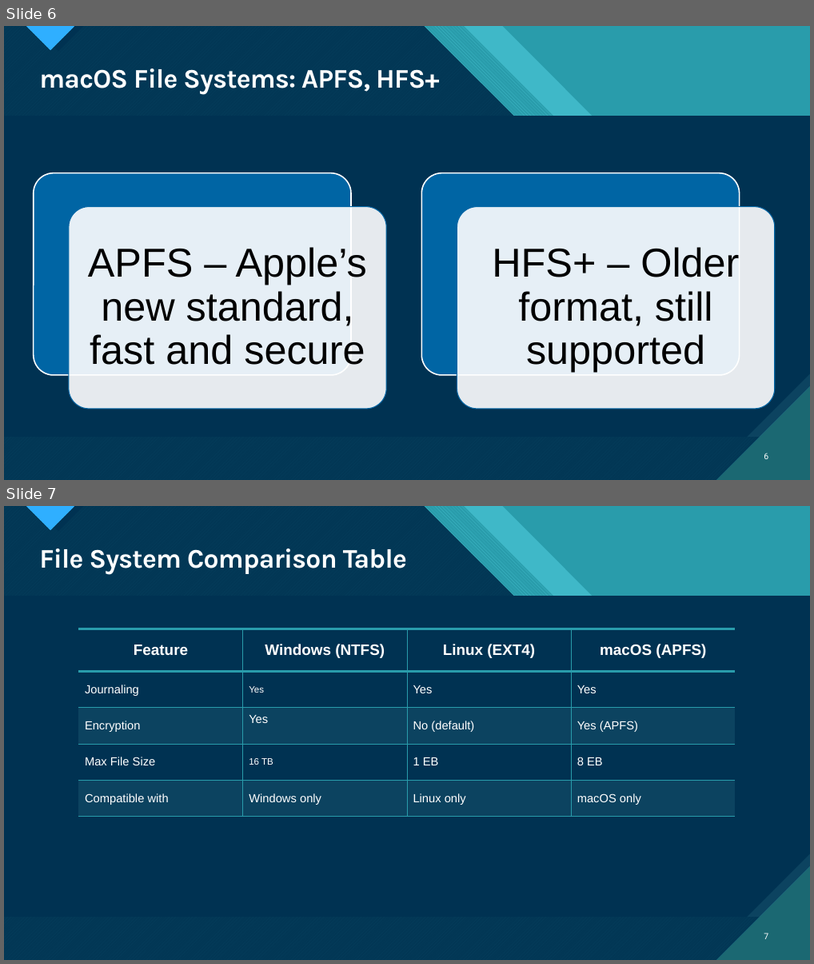
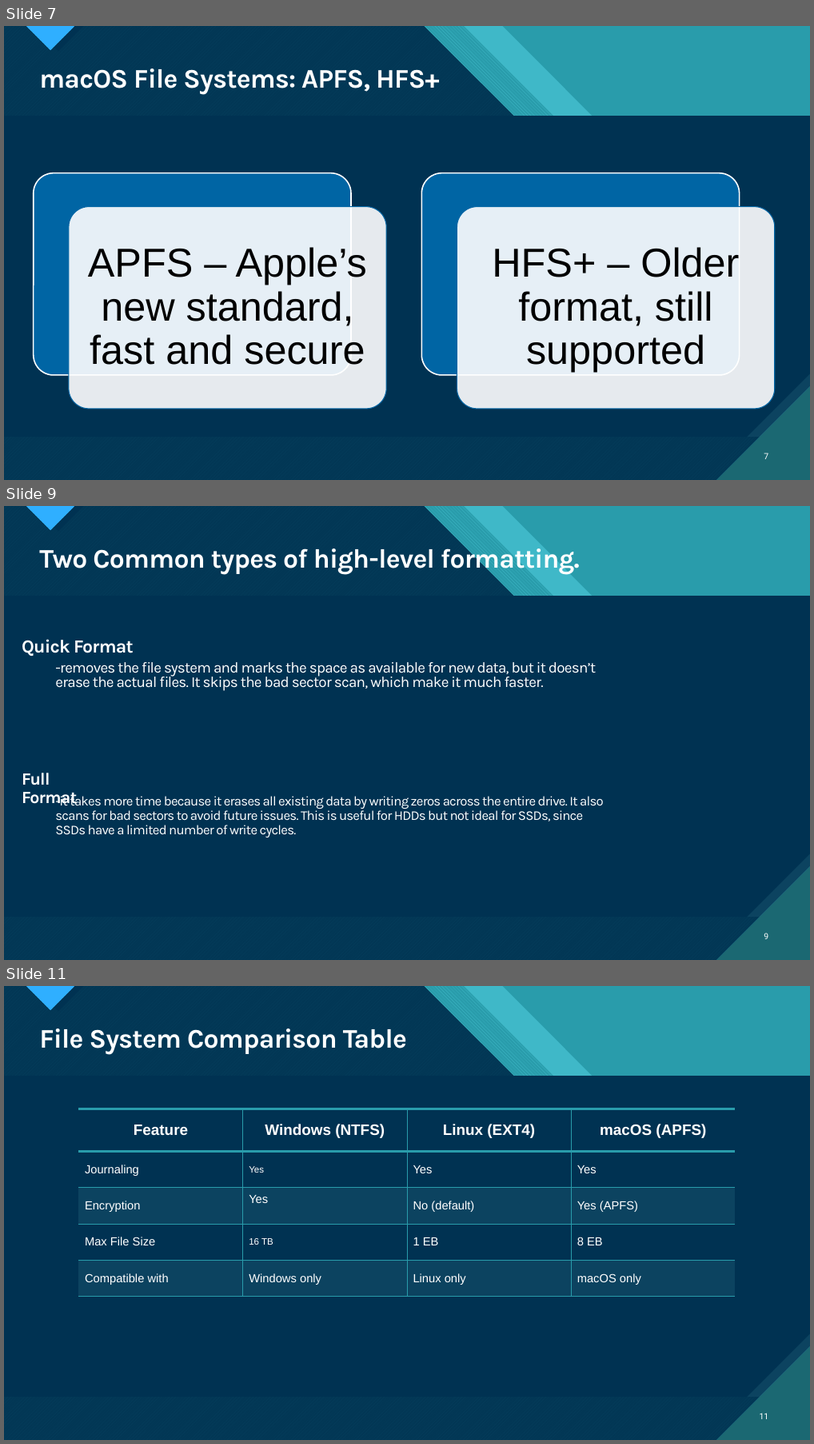
Before and after one commit to psuuc-jbgarcia/Object-Oriented-Programming-Lesson, a slide deck: Platform Technologies/Pre Lim/week 2/Lecture/Chapter_2Different File Systems.pptx. Shown one above the other, each under a label of ours: slides 6 and 7 before the commit, slides 7, 9 and 11 after it; the slides between them are not shown. The pictures are 814x964 and 814x1444 pixels, drawn with LibreOffice and Linux fonts; fonts in the diff are those of the drawing. Boxes give left, top, right and bottom in pixels: in the first picture for what was removed or moved away, otherwise in the second. Text is boxed around its words. In the diff, an @@ line names an element or a change of style, - is before the commit and + after.

```diff
--- a/Platform Technologies/Pre Lim/week 2/Lecture/Chapter_2Different File Systems.pptx
+++ b/Platform Technologies/Pre Lim/week 2/Lecture/Chapter_2Different File Systems.pptx
@@ slide 9 added at (x1=4, y1=506, x2=810, y2=960), background #47C3D3; not listed: 18 template elements that a slide beside it also shows @@
@@ title added at (x1=39, y1=544, x2=580, y2=575), 32 pt, text #FFFFFF, bold @@
+Two Common types of high-level formatting.
@@ text added at (x1=22, y1=639, x2=134, y2=656), 22 pt, text #FFFFFF, bold @@
+Quick Format
@@ text added at (x1=55, y1=662, x2=596, y2=691), 18 pt, text #FFFFFF @@
+-removes the file system and marks the space as available for new data, but it doesn’t erase the actual files. It skips the bad sector scan, which make it much faster.
@@ text added at (x1=22, y1=772, x2=77, y2=805), 20.4 pt, text #FFFFFF, bold @@
+Full Format
@@ text added at (x1=55, y1=794, x2=604, y2=837), 16 pt, text #FFFFFF @@
+-it takes more time because it erases all existing data by writing zeros across the entire drive. It also scans for bad sectors to avoid future issues. This is useful for HDDs but not ideal for SSDs, since SSDs have a limited number of write cycles.
@@ page number added at (x1=764, y1=932, x2=769, y2=939), 10 pt, text #FFFFFF @@
+9
@@ what was slide 6 is now slide 7 @@
@@ page number at (x1=764, y1=452, x2=769, y2=459): text changed @@
-6
+7
@@ what was slide 7 is now slide 11 @@
@@ page number at (x1=760, y1=1412, x2=770, y2=1419): text changed @@
-7
+11
```
Also in this commit, not shown: 3 other slides added, 2 other files.
